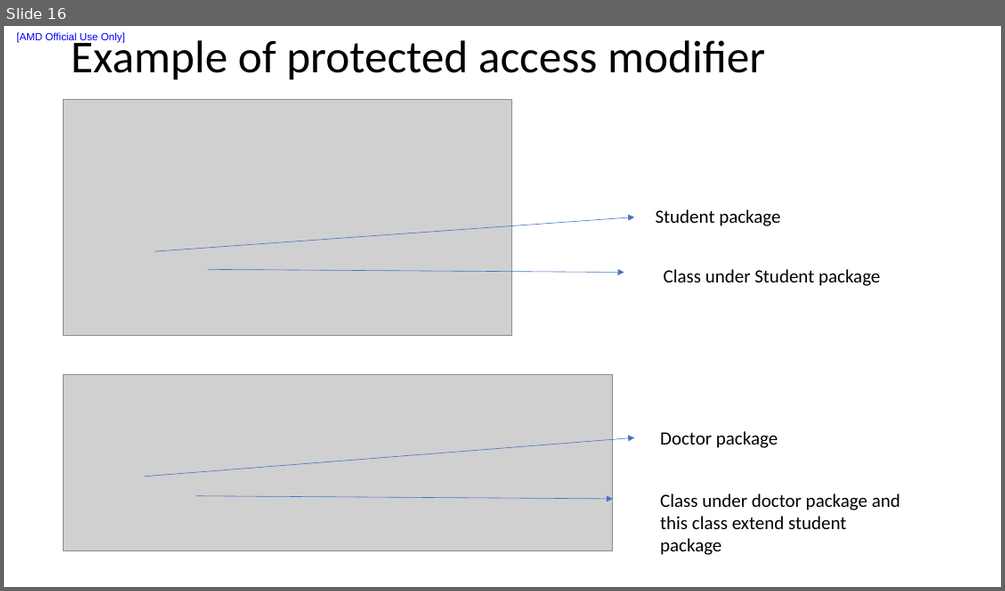
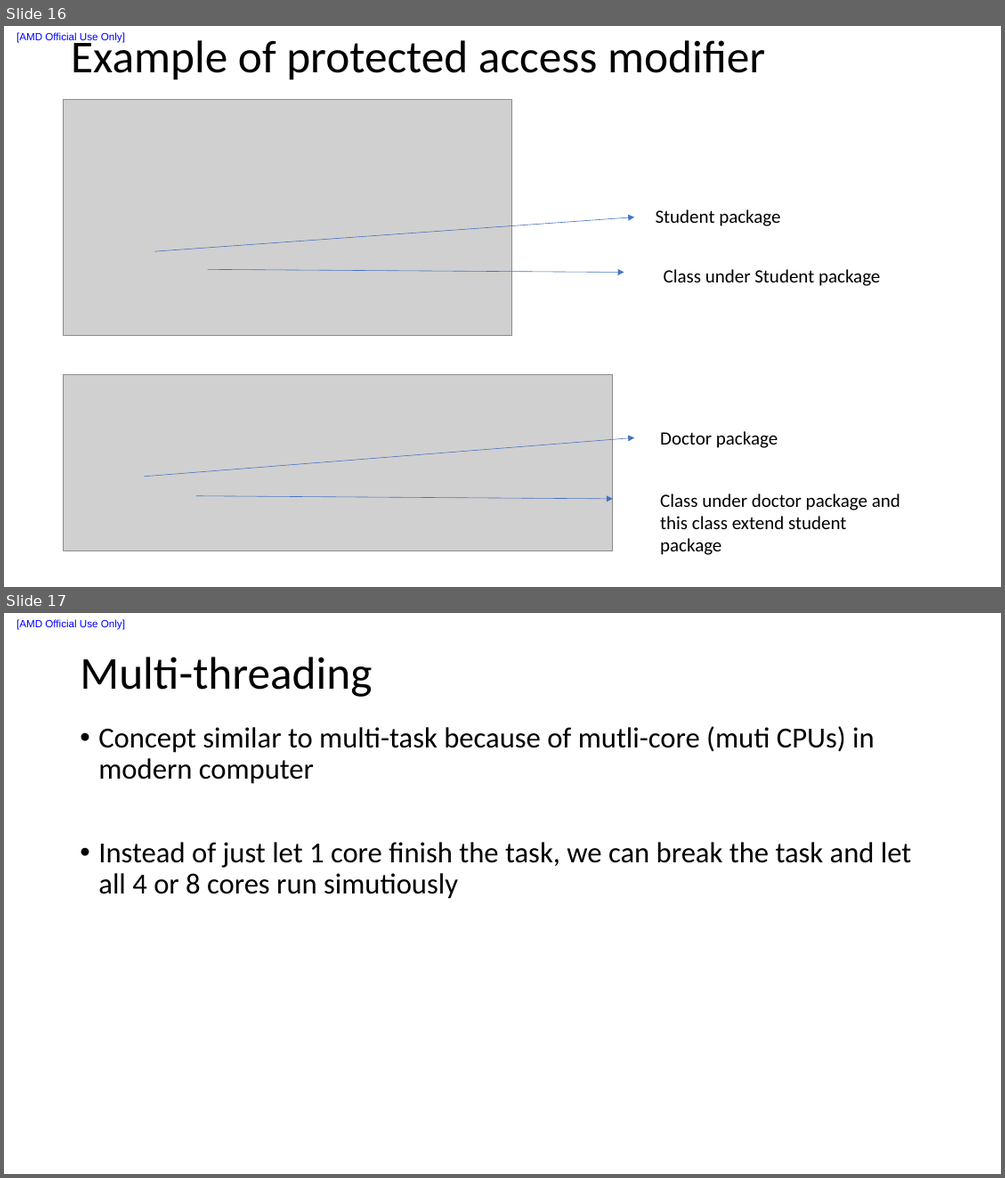
Before and after one commit to liuxu-github-ui/Java, a slide deck: Java_notes.pptx. Shown one above the other, each under a label of ours: slide 16 before the commit, slides 16 and 17 after it. The pictures are 1005x591 and 1005x1178 pixels, drawn with LibreOffice and Linux fonts; fonts in the diff are those of the drawing; grey boxes stand for pictures. Boxes give left, top, right and bottom in pixels: in the first picture for what was removed or moved away, otherwise in the second. Text is boxed around its words. In the diff, an @@ line names an element or a change of style, - is before the commit and + after.

Commit message:
push final changes

```diff
--- a/Java_notes.pptx
+++ b/Java_notes.pptx
@@ slide 17 added at (4,613,1001,1174), background #FFFFFF; not listed: 1 template element that a slide beside it also shows @@
@@ title added at (80,657,372,697), 44 pt, text #000000 @@
+Multi-threading
@@ text added at (98,726,911,899), 28 pt, text #000000 @@
+• Concept similar to multi-task because of mutli-core (muti CPUs) in modern computer
+• Instead of just let 1 core finish the task, we can break the task and let all 4 or 8 cores run simutiously
```
